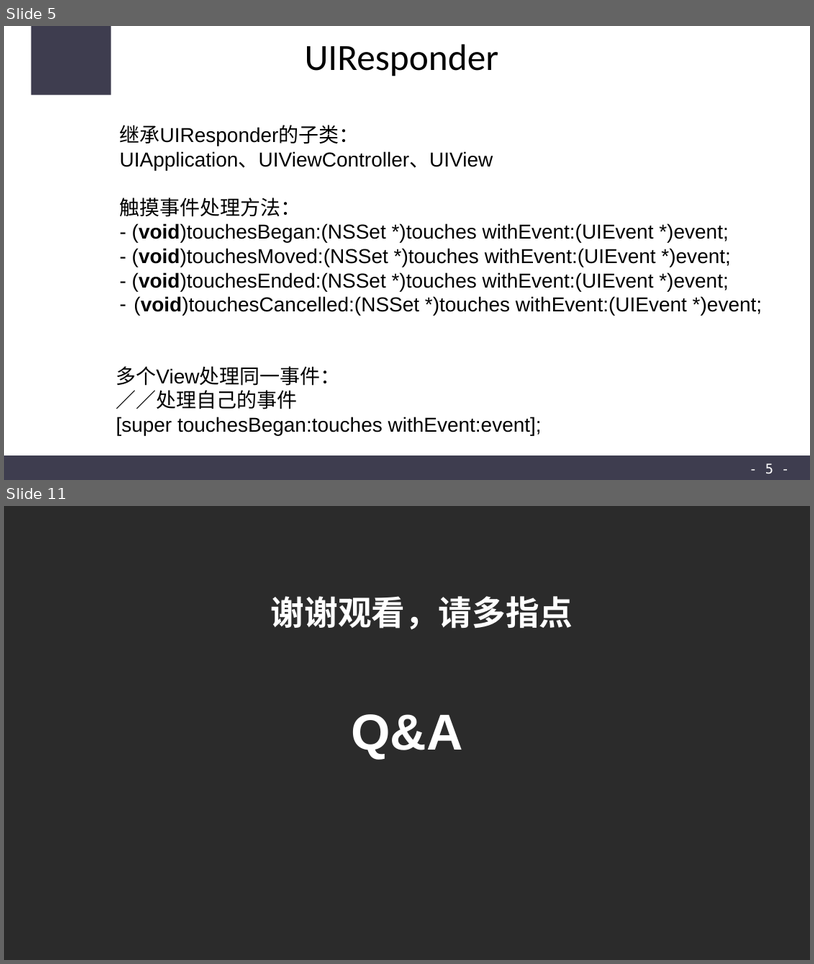
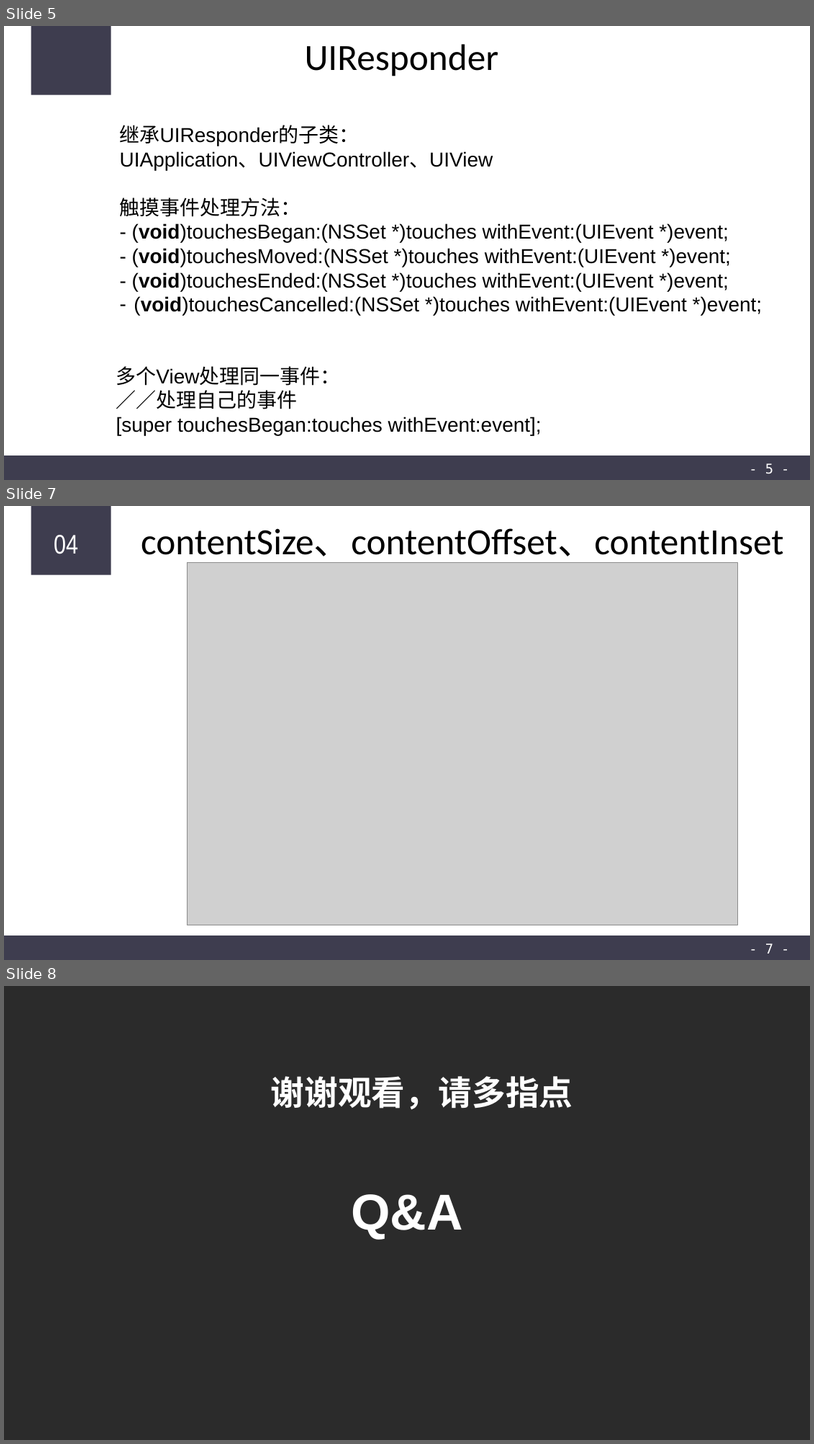
Before and after one commit to CODEJY/IOSProjects, a slide deck: Sharing3.ppt. Shown one above the other, each under a label of ours: slides 5 and 11 before the commit, slides 5, 7 and 8 after it; the slides between them are not shown. The pictures are 814x964 and 814x1444 pixels, drawn with LibreOffice and Linux fonts; fonts in the diff are those of the drawing; grey boxes stand for pictures; background and template pictures are left out; a plain dark background stands for a picture behind light text. Boxes give left, top, right and bottom in pixels: in the first picture for what was removed or moved away, otherwise in the second. Text is boxed around its words. In the diff, an @@ line names an element or a change of style, - is before the commit and + after.

```diff
--- a/Sharing3.ppt
+++ b/Sharing3.ppt
@@ slide 7 added at box(4, 506, 810, 960), background #FFFFFF; not listed: 3 template elements that a slide beside it also shows @@
@@ text added at box(54, 535, 78, 554), 32 pt, text #FFFFFF @@
+04
@@ title added at box(141, 528, 784, 564), 44 pt, text #000000 @@
+contentSize、contentOffset、contentInset
@@ picture added at box(187, 563, 738, 925) @@
@@ what was slide 11 is now slide 8 @@
```
Also in this commit, not shown: 1 slide changed, 1 other slide added, 5 slides removed, 8 other files.
